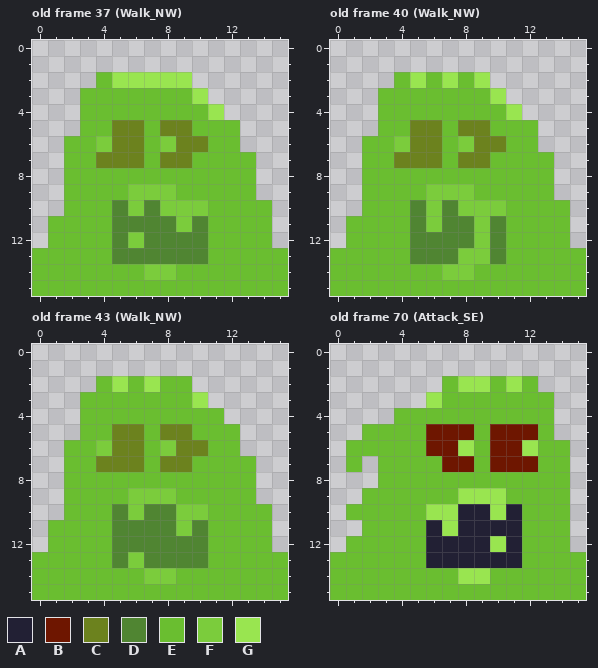
A pixel-art file gets an edit: Assets/Sprites/BLIMSLIM.aseprite. Above, as it was before the edit.
16x16 pixels, 105 frames. Colours within 5 levels of each other are drawn and written as one. Shown: old frame 37 (Walk_NW), old frame 40 (Walk_NW), old frame 43 (Walk_NW), old frame 70 (Attack_SE). The commit also changed other frames, which this record leaves out.
Palette (. is transparent): A #222034  B #6e1600  C #6c821e  D #508532  E #6abe30  F #7bcc3c  G #99e550
Pixels before, old frame 37 (Walk_NW), first column x 0:
 2 ....EGGGGG......
 3 ...EEEEEEEG.....
 4 ...EEEEEEEEG....
 5 ...EECCECCEEE...
 6 ..EEFCCEFCCEE...
 7 ..EECCCECCEEEE..
 8 ..EEEEEEEEEEEE..
 9 ..EEEEFFFEEEEE..
10 ..EEEDFDFFFEEEE.
11 .EEEEDDDDFDEEEE.
12 .EEEEDFDDDDEEEE.
13 EEEEEDDDDDDEEEEE
14 EEEEEEEFFEEEEEEE
15 EEEEEEEEEEEEEEEE
Pixels before, old frame 40 (Walk_NW), first column x 0:
 2 ....EGEGEG......
 3 ...EEEEEEEG.....
 4 ...EEEEEEEEG....
 5 ...EECCECCEEE...
 6 ..EEFCCEFCCEE...
 7 ..EECCCECCEEEE..
 8 ..EEEEEEEEEEEE..
 9 ..EEEEFFFEEEEE..
10 ..EEEDFDFFFEEEE.
11 .EEEEDFDDFDEEEE.
12 .EEEEDDDDFDEEEE.
13 EEEEEDDDFFDEEEEE
14 EEEEEEEFFEEEEEEE
15 EEEEEEEEEEEEEEEE
Pixels before, old frame 43 (Walk_NW), first column x 0:
 2 ....EGEGEE......
 3 ...EEEEEEEG.....
 4 ...EEEEEEEEE....
 5 ...EECCECCEEE...
 6 ..EEFCCEFCCEE...
 7 ..EECCCECCEEEE..
 8 ..EEEEEEEEEEEE..
 9 ..EEEEFFFEEEEE..
10 ..EEEDFDDFFEEEE.
11 .EEEEDDDDFDEEEE.
12 .EEEEDDDDDDEEEE.
13 EEEEEDFDDDDEEEEE
14 EEEEEEEFFEEEEEEE
15 EEEEEEEEEEEEEEEE
Pixels before, old frame 70 (Attack_SE), first column x 0:
 2 .......EGGEGE...
 3 ......GEEEEEEE..
 4 ....EEEEEEEEEE..
 5 ..EEEEBBBEBBBE..
 6 .EEEEEBBGEBBGEE.
 7 .E.EEEEBBEBBBEE.
 8 ...EEEEEEEEEEEE.
 9 ..EEEEEEGGGEEEE.
10 .EEEEEGGAAGAEEE.
11 ..EEEEAGAAAAEEE.
12 .EEEEEAAAAGAEEE.
13 EEEEEEAAAAAAEEEE
14 EEEEEEEEGGEEEEEE
15 EEEEEEEEEEEEEEEE
And afterwards:
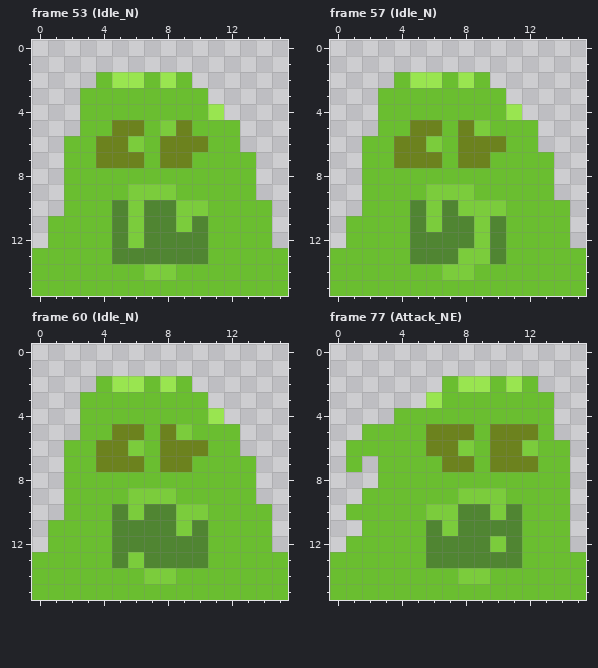
A new or re-ordered frame is compared with the old frame closest to it.
Diff:
frames 105 -> 110
Changed rows in their new state; - is an unchanged pixel.
Frame 53 (Idle_N) is new; against old frame 37 (Walk_NW), layer "Layer 1":
first column x 4:
 2 ---E-E-
 3 ------E
 5 ----F--
 6 C-F-C--
first column x 6:
10 --D
11 F--
Frame 57 (Idle_N) is new; against old frame 40 (Walk_NW), layer "Layer 1":
first column x 4:
 2 --GEGE-
 3 ------E
 5 -----F-
 6 C-F-C--
Frame 60 (Idle_N) is new; against old frame 43 (Walk_NW), layer "Layer 1":
first column x 4:
 2 --GEG---
 3 ------E-
 4 -------G
 5 -----F--
 6 C-F-C---
Frame 77 (Attack_NE) is new; against old frame 70 (Attack_SE), layer "Layer 1":
first column x 6:
 5 CCC-CCC
 6 CCF-CCF
 7 -CC-CCC
 9 --FFF--
10 FFDDFD-
11 DFDDDD-
12 DDDDFD-
13 DDDDDD-
14 --FF---
Where, in picture pixels (left, top, right, bottom), the same in both pictures:
changed: (96, 72, 208, 232)
changed: (394, 72, 506, 152)
changed: (96, 376, 224, 456)
changed: (426, 424, 538, 584)
